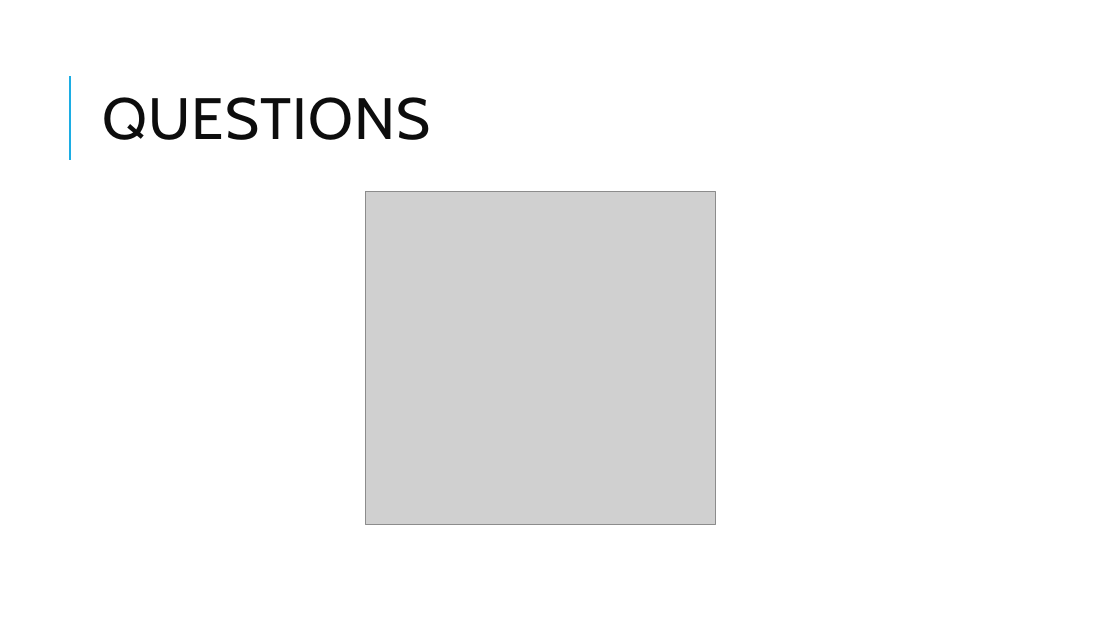
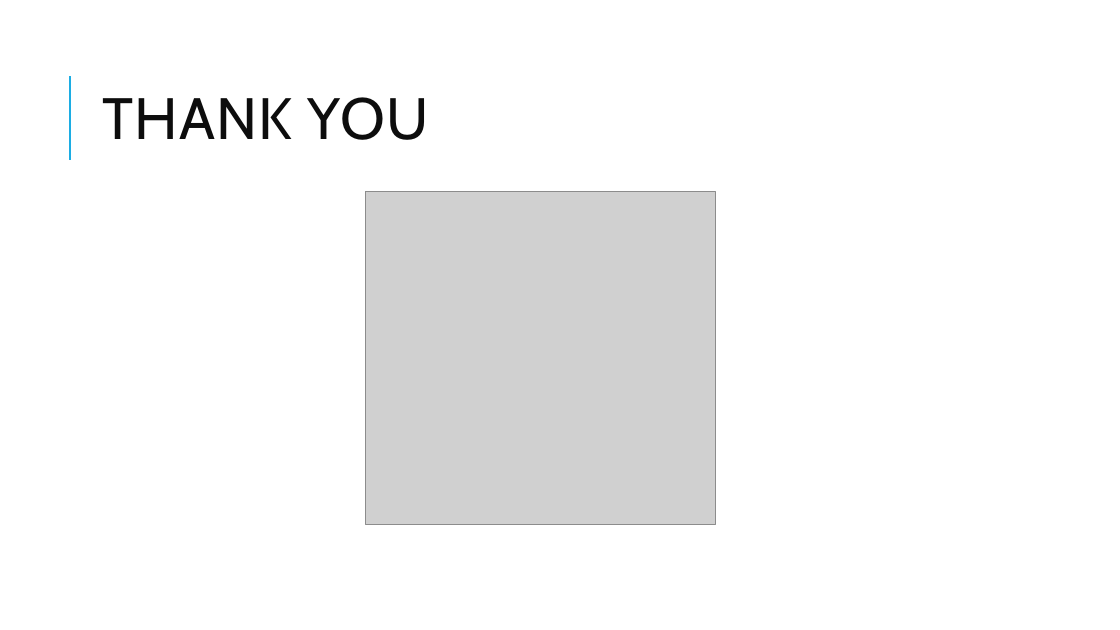
Before and after one commit to gouthambs/karuth-source, a slide deck: slide 33 of content/extra/Interest.Rate.Management.Talk.UCLA.pptx. Drawn at 1120x630 pixels with LibreOffice and Linux fonts; fonts in the diff are those of the drawing; grey boxes stand for pictures. Boxes give left, top, right and bottom in pixels: in the first picture for what was removed or moved away, otherwise in the second. Text is boxed around its words. In the diff, an @@ line names an element or a change of style, - is before the commit and + after.

```diff
--- a/content/extra/Interest.Rate.Management.Talk.UCLA.pptx
+++ b/content/extra/Interest.Rate.Management.Talk.UCLA.pptx
@@ title at <box>102,97,429,140</box>: text changed @@
-QUESTIONS
+THANK YOU
```
Also in this commit, not shown: 5 other slides changed, 1 slide added, 1 slide removed, 1 other file.
